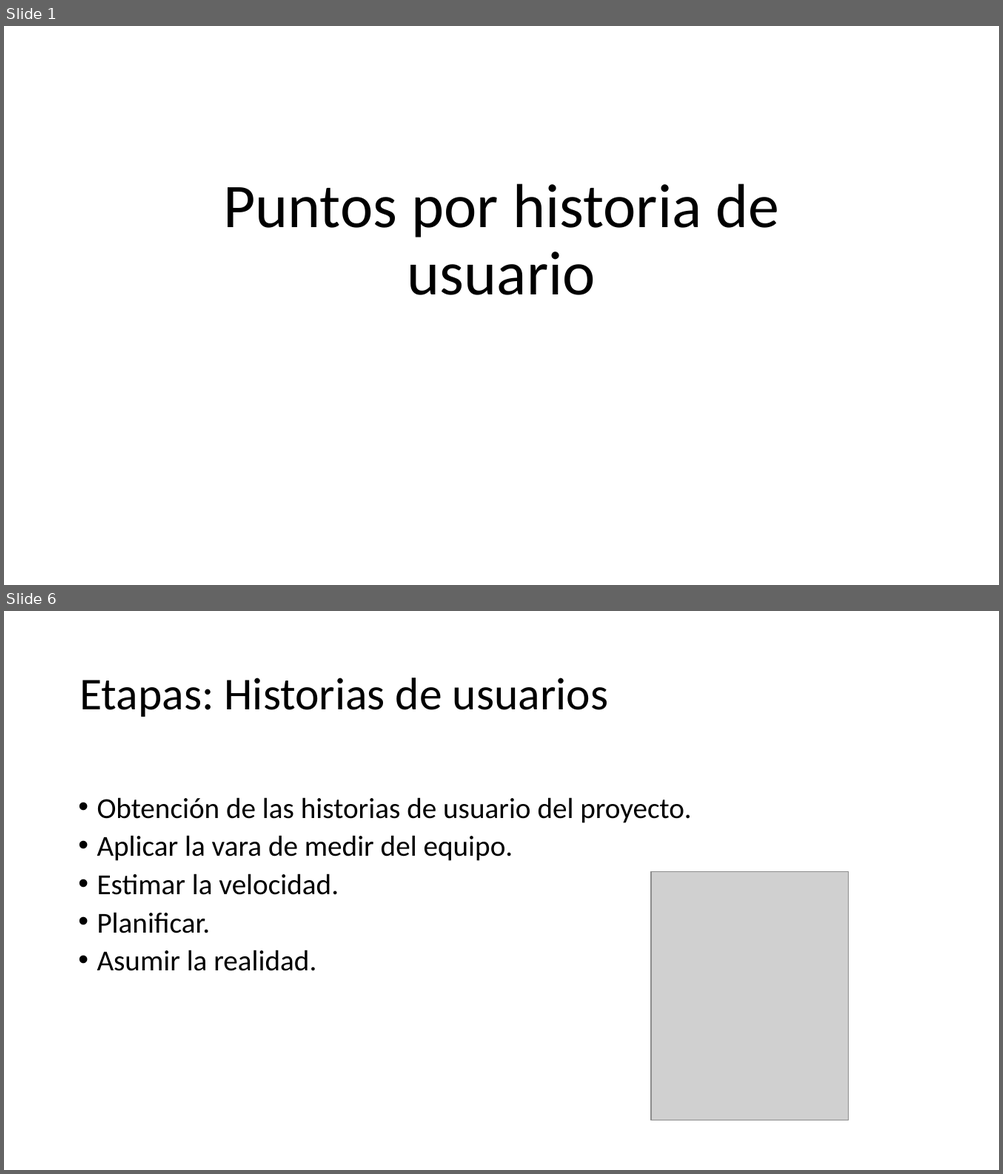
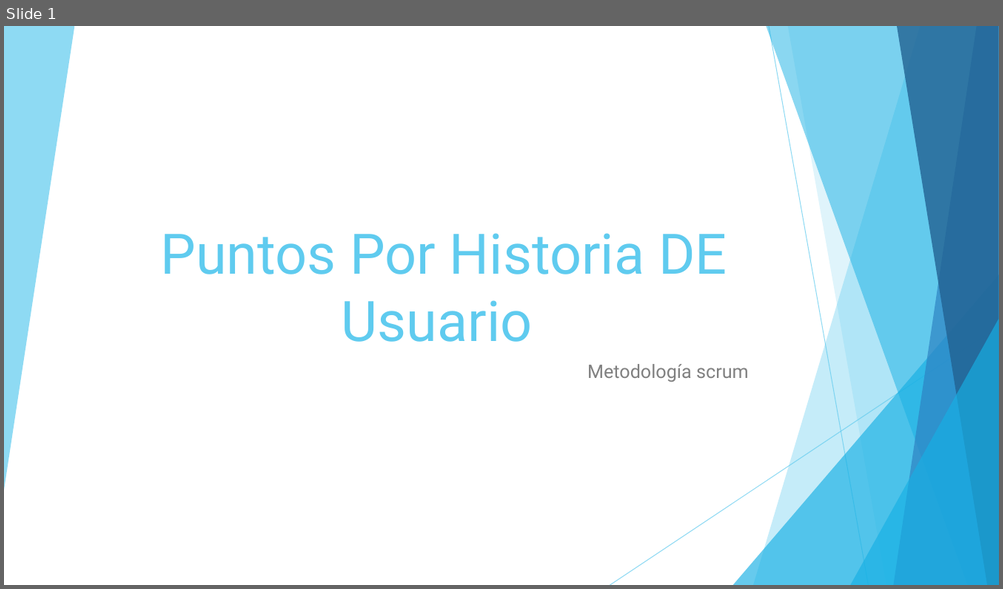
Before and after one commit to JulianAguilar/Equipo6AdminProy, a slide deck: Puntos por historia de usuario.pptx. Shown one above the other, each under a label of ours: slides 1 and 6 before the commit, slide 1 after it; the slides between them are not shown. The pictures are 1003x1174 and 1003x589 pixels, drawn with LibreOffice and Linux fonts; fonts in the diff are those of the drawing; grey boxes stand for pictures. Boxes give left, top, right and bottom in pixels: in the first picture for what was removed or moved away, otherwise in the second. Text is boxed around its words. In the diff, an @@ line names an element or a change of style, - is before the commit and + after.

```diff
--- a/Puntos por historia de usuario.pptx
+++ b/Puntos por historia de usuario.pptx
@@ slide 6 removed at (4,611,999,1170), background #FFFFFF @@
@@ title removed at (79,678,608,717) @@
-Etapas: Historias de usuarios
@@ text removed at (97,797,691,971) @@
-• Obtención de las historias de usuario del proyecto.
-• Aplicar la vara de medir del equipo.
-• Estimar la velocidad.
-• Planificar.
-• Asumir la realidad.
@@ picture removed at (651,872,848,1122) @@
@@ slide 1 changed as well @@
@@ title at (160,233,727,342): text changed; size 60 to 54 pt; font Calibri to Roboto; text colour #000000 to #5FCBEF @@
-Puntos por historia de usuario
+Puntos Por Historia DE Usuario
@@ group added at (4,26,999,585): 6 freeform shapes, 2 lines, 2 triangles @@
@@ subtitle added at (587,364,748,382), 18 pt, text #808080 @@
+Metodología scrum
```
Also in this commit, not shown: 3 slides added, 14 other slides removed.
